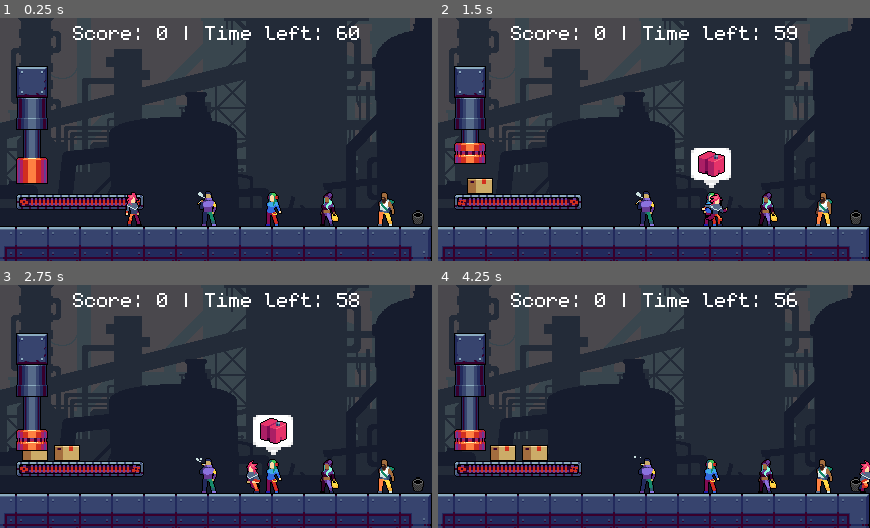
Above: before the commit, frames 1-4 (two rows, left to right).
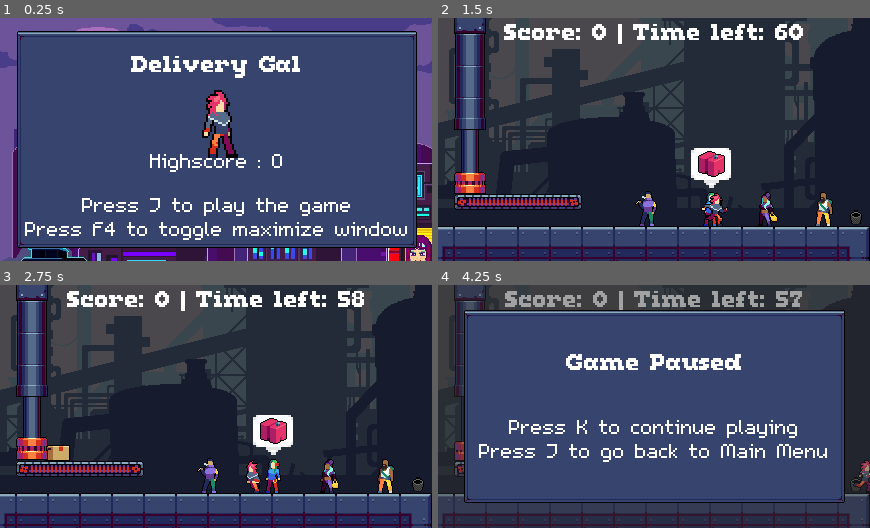
Above: after the commit, the same moments.

Repository: etherealxx/mj-ikdv02
Game: Godot game, scene res://scenes/main_menu.tscn
The game is run twice, just before and just after one commit, with the same random seed, the same clock (stepped at 60 frames per second) and the same inputs. Before the commit the project starts from res://scenes/delivery_game.tscn.
Inputs:
- Up to frame 1 (0.25 s): no input
- Up to frame 2 (1.5 s): tap J (confirm) at 0.5, 0.6, 1.35 s; hold D (right) from 0.53 s (still down)
- Up to frame 3 (2.75 s): release D (right) at 2.03 s; hold A (left) from 2.03 s (still down); tap J (confirm) at 2.1 s
- Up to frame 4 (4.25 s): release A (left) at 2.78 s; hold D (right) from 2.78 s (still down); tap J (confirm) at 2.85, 3.6 s; tap K (pause, bound only after the commit) at 4.15 s

The runs differ from the first frame. In frame 1, 94% of the frame differs, in the area x 0-100%, y 0-100%; in frame 2, 6.4%; in frame 3, 6.3%; in frame 4, 76%.

Commit message:
fully working game

Diff:
--- a/project.godot
+++ b/project.godot
@@ -12,9 +12,13 @@
 
 config/name="mj-ikdv02"
 config/description="Delivery gal"
-run/main_scene="res://scenes/delivery_game.tscn"
+run/main_scene="res://scenes/main_menu.tscn"
 config/features=PackedStringArray("4.2")
 config/icon="res://icon.png"
+
+[autoload]
+
+GlobalVar="*res://scripts/global_var.gd"
 
 [display]
 
@@ -40,6 +44,16 @@
 "events": [Object(InputEventKey,"resource_local_to_scene":false,"resource_name":"","device":-1,"window_id":0,"alt_pressed":false,"shift_pressed":false,"ctrl_pressed":false,"meta_pressed":false,"pressed":false,"keycode":0,"physical_keycode":74,"key_label":0,"unicode":106,"echo":false,"script":null)
 ]
 }
+pause={
+"deadzone": 0.5,
+"events": [Object(InputEventKey,"resource_local_to_scene":false,"resource_name":"","device":-1,"window_id":0,"alt_pressed":false,"shift_pressed":false,"ctrl_pressed":false,"meta_pressed":false,"pressed":false,"keycode":0,"physical_keycode":75,"key_label":0,"unicode":107,"echo":false,"script":null)
+]
+}
+toggle_fullscreen_button={
+"deadzone": 0.5,
+"events": [Object(InputEventKey,"resource_local_to_scene":false,"resource_name":"","device":-1,"window_id":0,"alt_pressed":false,"shift_pressed":false,"ctrl_pressed":false,"meta_pressed":false,"pressed":false,"keycode":0,"physical_keycode":4194335,"key_label":0,"unicode":0,"echo":false,"script":null)
+]
+}
 
 [layer_names]
 
--- a/scenes/delivery_game.tscn
+++ b/scenes/delivery_game.tscn
@@ -13,14 +13,17 @@
 [ext_resource type="Texture2D" uid="uid://bn3bthwgsfg4o" path="res://assets/items/Icon14_35.png" id="6_yju51"]
 [ext_resource type="Texture2D" uid="uid://84kny04ycd8a" path="res://assets/items/Icon14_36.png" id="7_5p3fp"]
 [ext_resource type="Texture2D" uid="uid://rnioeqdyx3jq" path="res://assets/recipients/1_Idle.png" id="7_7eev0"]
-[ext_resource type="FontFile" uid="uid://2aoocfjmmsl7" path="res://fonts/monogram-extended.ttf" id="8_2ll6f"]
 [ext_resource type="Texture2D" uid="uid://pcfiethsh1d5" path="res://assets/background/3.png" id="8_687d6"]
 [ext_resource type="Texture2D" uid="uid://crwytnjk7dslm" path="res://assets/background/1.png" id="8_lvl1b"]
 [ext_resource type="Texture2D" uid="uid://x7jmywd16k2v" path="res://assets/recipients/2_Idle.png" id="8_qk0sy"]
+[ext_resource type="FontFile" uid="uid://jmpcwjr1ala4" path="res://fonts/NotJamSlabSerif11/NotJamSlabSerif11.ttf" id="8_yqer2"]
 [ext_resource type="Texture2D" uid="uid://0r45qw32b0dx" path="res://assets/background/4.png" id="9_85rsn"]
+[ext_resource type="Texture2D" uid="uid://bj1uaeqidvwyd" path="res://assets/UI/Frame_37.png" id="9_d4omg"]
 [ext_resource type="Texture2D" uid="uid://cl578p4ixehow" path="res://assets/recipients/3_Idle.png" id="9_y8k06"]
+[ext_resource type="Script" path="res://scripts/MenuPopup.gd" id="10_2f88m"]
 [ext_resource type="Texture2D" uid="uid://bixkyrn401cqs" path="res://assets/recipients/4_Idle.png" id="10_g0q5j"]
 [ext_resource type="Texture2D" uid="uid://emfriueaewfl" path="res://assets/background/5.png" id="10_vdmpf"]
+[ext_resource type="FontFile" uid="uid://cyl75ei7tojve" path="res://fonts/m5x7.ttf" id="10_wj6in"]
 [ext_resource type="Script" path="res://scripts/Player.gd" id="11_ttgpd"]
 [ext_resource type="Texture2D" uid="uid://ifo4cs1ftptx" path="res://assets/player/Punk_idle.png" id="12_ym7x7"]
 [ext_resource type="Texture2D" uid="uid://bc5ng6w2p4t2p" path="res://assets/player/Punk_run.png" id="13_vkai0"]
@@ -28,13 +31,28 @@
 [ext_resource type="Texture2D" uid="uid://qsjb03iyhm1d" path="res://assets/trashbin.png" id="21_lnv8g"]
 [ext_resource type="Texture2D" uid="uid://ydcxefhpa16p" path="res://assets/emote_player.png" id="23_7pptr"]
 [ext_resource type="Texture2D" uid="uid://l4mtf41va6h1" path="res://assets/x_sign2.png" id="24_xm8oc"]
-[ext_resource type="Texture2D" uid="uid://hyeosq286t4f" path="res://assets/jkey_unpressed.png" id="28_e4o81"]
-[ext_resource type="Texture2D" uid="uid://bma83vn16f47s" path="res://assets/jkey_pressed.png" id="29_xi16e"]
+[ext_resource type="Texture2D" uid="uid://hyeosq286t4f" path="res://assets/UI/jkey_unpressed.png" id="28_e4o81"]
+[ext_resource type="Texture2D" uid="uid://bma83vn16f47s" path="res://assets/UI/jkey_pressed.png" id="29_xi16e"]
 
 [sub_resource type="LabelSettings" id="LabelSettings_xsm6o"]
 line_spacing = -2.615
-font = ExtResource("8_2ll6f")
-font_size = 32
+font = ExtResource("8_yqer2")
+font_size = 22
+
+[sub_resource type="Animation" id="Animation_ux2uj"]
+length = 0.001
+tracks/0/type = "value"
+tracks/0/imported = false
+tracks/0/enabled = true
+tracks/0/path = NodePath("%ScoreTimeLabel:scale")
+tracks/0/interp = 1
+tracks/0/loop_wrap = true
+tracks/0/keys = {
+"times": PackedFloat32Array(0),
+"transitions": PackedFloat32Array(1),
+"update": 0,
+"values": [Vector2(1, 1)]
+}
 
 [sub_resource type="Animation" id="Animation_kqfp3"]
 resource_name = "label_pop"
@@ -52,26 +70,24 @@
 "values": [Vector2(1, 1), Vector2(1.05, 1.05), Vector2(1, 1)]
 }
 
-[sub_resource type="Animation" id="Animation_ux2uj"]
-length = 0.001
-tracks/0/type = "value"
-tracks/0/imported = false
-tracks/0/enabled = true
-tracks/0/path = NodePath("%ScoreTimeLabel:scale")
-tracks/0/interp = 1
-tracks/0/loop_wrap = true
-tracks/0/keys = {
-"times": PackedFloat32Array(0),
-"transitions": PackedFloat32Array(1),
-"update": 0,
-"values": [Vector2(1, 1)]
-}
-
 [sub_resource type="AnimationLibrary" id="AnimationLibrary_6dqls"]
 _data = {
 "RESET": SubResource("Animation_ux2uj"),
 "label_pop": SubResource("Animation_kqfp3")
 }
+
+[sub_resource type="StyleBoxTexture" id="StyleBoxTexture_4mp64"]
+texture = ExtResource("9_d4omg")
+texture_margin_left = 9.0
+texture_margin_top = 11.0
+texture_margin_right = 8.0
+texture_margin_bottom = 8.0
+region_rect = Rect2(4, 4, 23, 24)
+
+[sub_resource type="LabelSettings" id="LabelSettings_u1dgq"]
+line_spacing = -2.615
+font = ExtResource("10_wj6in")
+font_size = 32
 
 [sub_resource type="AtlasTexture" id="AtlasTexture_fd8gy"]
 
@@ -602,6 +618,7 @@
 texture_filter = 1
 script = ExtResource("1_iak2k")
 possible_item = Array[CompressedTexture2D]([ExtResource("2_fhgud"), ExtResource("3_oo12m"), ExtResource("4_fjj1a"), ExtResource("5_jwtqb"), ExtResource("6_yju51"), ExtResource("7_5p3fp")])
+main_menu_scene = "res://scenes/main_menu.tscn"
 
 [node name="CanvasLayer" type="CanvasLayer" parent="."]
 
@@ -613,6 +630,7 @@
 anchor_bottom = 1.0
 grow_horizontal = 2
 grow_vertical = 2
+metadata/_edit_use_anchors_ = true
 
 [node name="ScoreTimeLabel" type="Label" parent="CanvasLayer/UI"]
 unique_name_in_owner = true
@@ -620,9 +638,10 @@
 anchors_preset = 5
 anchor_left = 0.5
 anchor_right = 0.5
-offset_left = -144.0
-offset_right = 146.0
-offset_bottom = 50.0
+offset_left = -150.0
+offset_top = 6.0
+offset_right = 152.0
+offset_bottom = 33.0
 grow_horizontal = 2
 pivot_offset = Vector2(145, 25)
 text = "Score: 0 | Time left: 60"
@@ -635,10 +654,106 @@
 "": SubResource("AnimationLibrary_6dqls")
 }
 
+[node name="PauseRect" type="ColorRect" parent="CanvasLayer/UI"]
+unique_name_in_owner = true
+visible = false
+layout_mode = 1
+anchors_preset = 15
+anchor_right = 1.0
+anchor_bottom = 1.0
+grow_horizontal = 2
+grow_vertical = 2
+color = Color(0.188235, 0.188235, 0.188235, 0.45098)
+
+[node name="MenuPopup" type="PanelContainer" parent="CanvasLayer/UI"]
+unique_name_in_owner = true
+process_mode = 2
+layout_mode = 1
+anchors_preset = -1
+anchor_right = 1.0
+anchor_bottom = 1.0
+offset_left = 25.0
+offset_top = 25.0
+offset_right = -25.0
+offset_bottom = -25.0
+grow_horizontal = 2
+grow_vertical = 2
+theme_override_styles/panel = SubResource("StyleBoxTexture_4mp64")
+script = ExtResource("10_2f88m")
+
+[node name="PauseMenu" type="VBoxContainer" parent="CanvasLayer/UI/MenuPopup"]
+layout_mode = 2
+
+[node name="ReferenceRect" type="ReferenceRect" parent="CanvasLayer/UI/MenuPopup/PauseMenu"]
+custom_minimum_size = Vector2(0, 29)
+layout_mode = 2
+
+[node name="PauseLabel" type="Label" parent="CanvasLayer/UI/MenuPopup/PauseMenu"]
+layout_mode = 2
+text = "Game Paused"
+label_settings = SubResource("LabelSettings_xsm6o")
+horizontal_alignment = 1
+
+[node name="ReferenceRect3" type="ReferenceRect" parent="CanvasLayer/UI/MenuPopup/PauseMenu"]
+layout_mode = 2
+size_flags_vertical = 3
+
+[node name="PauseLabel2" type="Label" parent="CanvasLayer/UI/MenuPopup/PauseMenu"]
+layout_mode = 2
+text = "Press K to continue playing
+Press J to go back to Main Menu"
+label_settings = SubResource("LabelSettings_u1dgq")
+horizontal_alignment = 1
+
+[node name="ReferenceRect2" type="ReferenceRect" parent="CanvasLayer/UI/MenuPopup/PauseMenu"]
+custom_minimum_size = Vector2(0, 29)
+layout_mode = 2
+
+[node name="GameOverMenu" type="VBoxContainer" parent="CanvasLayer/UI/MenuPopup"]
+visible = false
+layout_mode = 2
+
+[node name="ReferenceRect" type="ReferenceRect" parent="CanvasLayer/UI/MenuPopup/GameOverMenu"]
+custom_minimum_size = Vector2(0, 10)
+layout_mode = 2
+
+[node name="GameOverLabel" type="Label" parent="CanvasLayer/UI/MenuPopup/GameOverMenu"]
+layout_mode = 2
+text = "Game Over!"
+label_settings = SubResource("LabelSettings_xsm6o")
+horizontal_alignment = 1
+
+[node name="ReferenceRect4" type="ReferenceRect" parent="CanvasLayer/UI/MenuPopup/GameOverMenu"]
+layout_mode = 2
+size_flags_vertical = 3
+
+[node name="ScoreHighscore" type="Label" parent="CanvasLayer/UI/MenuPopup/GameOverMenu"]
+unique_name_in_owner = true
+layout_mode = 2
+text = "Score :
+Highscore : "
+label_settings = SubResource("LabelSettings_xsm6o")
+horizontal_alignment = 1
+
+[node name="ReferenceRect3" type="ReferenceRect" parent="CanvasLayer/UI/MenuPopup/GameOverMenu"]
+layout_mode = 2
+size_flags_vertical = 3
+
+[node name="GameOverLabel2" type="Label" parent="CanvasLayer/UI/MenuPopup/GameOverMenu"]
+layout_mode = 2
+text = "Press J to go back to Main Menu"
+label_settings = SubResource("LabelSettings_u1dgq")
+horizontal_alignment = 1
+
+[node name="ReferenceRect2" type="ReferenceRect" parent="CanvasLayer/UI/MenuPopup/GameOverMenu"]
+custom_minimum_size = Vector2(0, 29)
+layout_mode = 2
+
 [node name="Background" type="Node2D" parent="."]
 modulate = Color(0.410623, 0.410623, 0.410623, 1)
 position = Vector2(0, -113.028)
 metadata/_edit_lock_ = true
+metadata/_edit_group_ = true
 
 [node name="Sprite2D4" type="Sprite2D" parent="Background"]
 texture = ExtResource("8_lvl1b")
@@ -703,7 +818,7 @@
 position = Vector2(16, 16)
 tile_set = SubResource("TileSet_aia45")
 format = 2
-layer_0/tile_data = PackedInt32Array(458751, 196609, 0, 3932 …(229 unchanged characters)… 2, 262145, 0, 131072, 327681, 8, 65536, 1, 9, 524287, 262145, 1, 458764, 393217, 1, 458763, 131073, 0, 458762, 327681, 1, 458761, 327681, 1, 458760, 65537, 0, 458759, 327681, 1, 458758, 327681, 1, 458757, 131073, 0, 458756, 131073, 0, 458755, 327681, 1, 458754, 327681, 1, 458753, 131073, 0, 458752, 327681, 1)
+layer_0/tile_data = PackedInt32Array(458751, 196609, 0, 3932 …(229 unchanged characters)… 2, 262145, 0, 131072, 327681, 8, 65536, 262145, 7, 524287, 262145, 1, 458764, 393217, 1, 458763, 131073, 0, 458762, 327681, 1, 458761, 327681, 1, 458760, 65537, 0, 458759, 327681, 1, 458758, 327681, 1, 458757, 131073, 0, 458756, 131073, 0, 458755, 327681, 1, 458754, 327681, 1, 458753, 131073, 0, 458752, 327681, 1, 0, 262145, 7, -65536, 1, 9)
 
 [node name="PlayerWalls" type="StaticBody2D" parent="."]
 collision_layer = 2
@@ -842,6 +957,9 @@
 autoplay = "default"
 frame_progress = 0.917981
 
+[node name="AudioStreamPlayer" type="AudioStreamPlayer" parent="Player"]
+volume_db = -5.0
+
 [node name="SecondTimer" type="Timer" parent="."]
 process_callback = 0
 autostart = true
--- /dev/null
+++ b/scenes/main_menu.tscn
@@ -0,0 +1,193 @@
+[gd_scene load_steps=23 format=3 uid="uid://wgqvb1y0gyot"]
+
+[ext_resource type="Texture2D" uid="uid://bj1uaeqidvwyd" path="res://assets/UI/Frame_37.png" id="1_47yis"]
+[ext_resource type="Script" path="res://scripts/main_menu.gd" id="1_y32b6"]
+[ext_resource type="Script" path="res://scripts/MenuPopup.gd" id="2_2pkx4"]
+[ext_resource type="FontFile" uid="uid://jmpcwjr1ala4" path="res://fonts/NotJamSlabSerif11/NotJamSlabSerif11.ttf" id="3_1ekar"]
+[ext_resource type="FontFile" uid="uid://cyl75ei7tojve" path="res://fonts/m5x7.ttf" id="4_1e578"]
+[ext_resource type="Texture2D" uid="uid://ifo4cs1ftptx" path="res://assets/player/Punk_idle.png" id="5_nf7rw"]
+[ext_resource type="Texture2D" uid="uid://bc5ng6w2p4t2p" path="res://assets/player/Punk_run.png" id="6_cjt6q"]
+[ext_resource type="Texture2D" uid="uid://c8aqiqy8jj6vy" path="res://assets/background/11.png" id="7_1brib"]
+
+[sub_resource type="StyleBoxTexture" id="StyleBoxTexture_vsk6n"]
+texture = ExtResource("1_47yis")
+texture_margin_left = 9.0
+texture_margin_top = 11.0
+texture_margin_right = 8.0
+texture_margin_bottom = 8.0
+region_rect = Rect2(4, 4, 23, 24)
+
+[sub_resource type="LabelSettings" id="LabelSettings_6h80q"]
+line_spacing = -2.615
+font = ExtResource("3_1ekar")
+font_size = 22
+
+[sub_resource type="LabelSettings" id="LabelSettings_vjj48"]
+line_spacing = -2.615
+font = ExtResource("4_1e578")
+font_size = 32
+
+[sub_resource type="AtlasTexture" id="AtlasTexture_fog0n"]
+atlas = ExtResource("5_nf7rw")
+region = Rect2(0, 0, 48, 48)
+
+[sub_resource type="AtlasTexture" id="AtlasTexture_0t836"]
+atlas = ExtResource("5_nf7rw")
+region = Rect2(48, 0, 48, 48)
+
+[sub_resource type="AtlasTexture" id="AtlasTexture_syigw"]
+atlas = ExtResource("5_nf7rw")
+region = Rect2(96, 0, 48, 48)
+
+[sub_resource type="AtlasTexture" id="AtlasTexture_qrokk"]
+atlas = ExtResource("5_nf7rw")
+region = Rect2(144, 0, 48, 48)
+
+[sub_resource type="AtlasTexture" id="AtlasTexture_f3vsy"]
+atlas = ExtResource("6_cjt6q")
+region = Rect2(0, 0, 48, 48)
+
+[sub_resource type="AtlasTexture" id="AtlasTexture_scljm"]
+atlas = ExtResource("6_cjt6q")
+region = Rect2(48, 0, 48, 48)
+
+[sub_resource type="AtlasTexture" id="AtlasTexture_8bo2i"]
+atlas = ExtResource("6_cjt6q")
+region = Rect2(96, 0, 48, 48)
+
+[sub_resource type="AtlasTexture" id="AtlasTexture_q5hvd"]
+atlas = ExtResource("6_cjt6q")
+region = Rect2(144, 0, 48, 48)
+
+[sub_resource type="AtlasTexture" id="AtlasTexture_2rl0t"]
+atlas = ExtResource("6_cjt6q")
+region = Rect2(192, 0, 48, 48)
+
+[sub_resource type="AtlasTexture" id="AtlasTexture_s6qgx"]
+atlas = ExtResource("6_cjt6q")
+region = Rect2(240, 0, 48, 48)
+
+[sub_resource type="SpriteFrames" id="SpriteFrames_5fcos"]
+animations = [{
+"frames": [{
+"duration": 1.0,
+"texture": SubResource("AtlasTexture_fog0n")
+}, {
+"duration": 1.0,
+"texture": SubResource("AtlasTexture_0t836")
+}, {
+"duration": 1.0,
+"texture": SubResource("AtlasTexture_syigw")
+}, {
+"duration": 1.0,
+"texture": SubResource("AtlasTexture_qrokk")
+}],
+"loop": true,
+"name": &"idle",
+"speed": 5.0
+}, {
+"frames": [{
+"duration": 1.0,
+"texture": SubResource("AtlasTexture_f3vsy")
+}, {
+"duration": 1.0,
+"texture": SubResource("AtlasTexture_scljm")
+}, {
+"duration": 1.0,
+"texture": SubResource("AtlasTexture_8bo2i")
+}, {
+"duration": 1.0,
+"texture": SubResource("AtlasTexture_q5hvd")
+}, {
+"duration": 1.0,
+"texture": SubResource("AtlasTexture_2rl0t")
+}, {
+"duration": 1.0,
+"texture": SubResource("AtlasTexture_s6qgx")
+}],
+"loop": true,
+"name": &"run",
+"speed": 10.0
+}]
+
+[node name="MainMenu" type="Node2D"]
+texture_filter = 1
+script = ExtResource("1_y32b6")
+main_gameplay_scene = "res://scenes/delivery_game.tscn"
+
+[node name="CanvasLayer" type="CanvasLayer" parent="."]
+
+[node name="UI" type="Control" parent="CanvasLayer"]
+texture_filter = 1
+layout_mode = 3
+anchors_preset = 15
+anchor_right = 1.0
+anchor_bottom = 1.0
+grow_horizontal = 2
+grow_vertical = 2
+metadata/_edit_use_anchors_ = true
+
+[node name="MenuPopup" type="PanelContainer" parent="CanvasLayer/UI"]
+unique_name_in_owner = true
+process_mode = 2
+layout_mode = 1
+anchors_preset = -1
+anchor_right = 1.0
+anchor_bottom = 1.0
+offset_left = 16.0
+offset_top = 13.0
+offset_right = -15.0
+offset_bottom = -13.0
+grow_horizontal = 2
+grow_vertical = 2
+theme_override_styles/panel = SubResource("StyleBoxTexture_vsk6n")
+script = ExtResource("2_2pkx4")
+
+[node name="MainMenuBox" type="VBoxContainer" parent="CanvasLayer/UI/MenuPopup"]
+layout_mode = 2
+
+[node name="ReferenceRect" type="ReferenceRect" parent="CanvasLayer/UI/MenuPopup/MainMenuBox"]
+custom_minimum_size = Vector2(0, 10)
+layout_mode = 2
+
+[node name="MainMenuLabel" type="Label" parent="CanvasLayer/UI/MenuPopup/MainMenuBox"]
+layout_mode = 2
+text = "Delivery Gal"
+label_settings = SubResource("LabelSettings_6h80q")
+horizontal_alignment = 1
+
+[node name="ReferenceRect3" type="ReferenceRect" parent="CanvasLayer/UI/MenuPopup/MainMenuBox"]
+layout_mode = 2
+size_flags_vertical = 3
+
+[node name="HighScoreLabel" type="Label" parent="CanvasLayer/UI/MenuPopup/MainMenuBox"]
+unique_name_in_owner = true
+layout_mode = 2
+text = "Highscore : 0"
+label_settings = SubResource("LabelSettings_vjj48")
+horizontal_alignment = 1
+
+[node name="ReferenceRect2" type="ReferenceRect" parent="CanvasLayer/UI/MenuPopup/MainMenuBox"]
+custom_minimum_size = Vector2(0, 10)
+layout_mode = 2
+
+[node name="MainMenuLabel3" type="Label" parent="CanvasLayer/UI/MenuPopup/MainMenuBox"]
+layout_mode = 2
+text = "Press J to play the game
+Press F4 to toggle maximize window"
+label_settings = SubResource("LabelSettings_vjj48")
+horizontal_alignment = 1
+
+[node name="AnimatedSprite2D" type="AnimatedSprite2D" parent="CanvasLayer"]
+texture_filter = 1
+position = Vector2(242, 92)
+scale = Vector2(2, 2)
+sprite_frames = SubResource("SpriteFrames_5fcos")
+animation = &"idle"
+autoplay = "idle"
+frame_progress = 0.849594
+
+[node name="BG" type="Sprite2D" parent="."]
+scale = Vector2(0.236111, 0.236111)
+texture = ExtResource("7_1brib")
+centered = false
--- /dev/null
+++ b/scripts/MenuPopup.gd
@@ -0,0 +1,24 @@
+extends PanelContainer
+
+signal unpaused
+signal backtomenu
+
+var is_game_over := false
+
+func _unhandled_input(_event):
+	if Input.is_action_just_pressed("pause") and !is_game_over:
+		toggle_pause()
+	elif Input.is_action_just_pressed("confirm"):
+		toggle_pause()
+		backtomenu.emit()
+
+func toggle_pause():
+	self.visible = false
+	get_tree().paused = false
+	unpaused.emit()
+
+func game_over_screen(score : int):
+	is_game_over = true
+	$PauseMenu.hide()
+	$GameOverMenu.show()
+	%ScoreHighscore.text = "Score : %d\nHighscore : %d" % [score, GlobalVar.high_score]
--- a/scripts/Player.gd
+++ b/scripts/Player.gd
@@ -8,10 +8,17 @@
 
 var gravity = ProjectSettings.get_setting("physics/2d/default_gravity")
 var is_carrying := false
+var box_pickup_sfx = load("res://assets/sfx/Cancel.wav")
+var box_given_sfx = load("res://assets/sfx/Confirm.wav")
 
 func _ready():
 	$Emote.hide()
 	%XSign.hide()
+
+func play_audio(audio : AudioStream):
+	$AudioStreamPlayer.stop()
+	$AudioStreamPlayer.stream = audio
+	$AudioStreamPlayer.play()
 
 func change_anim(anim_name : StringName):
 	if !anim.get_animation() == anim_name: anim.play(anim_name)
@@ -33,6 +40,7 @@
 					is_carrying = true
 					picked_box.emit()
 					$JKey.visible = false
+					play_audio(box_pickup_sfx)
 					return
 		else: # code for giving box
 			for body : Node2D in $BoxDetector.get_overlapping_bodies():
@@ -46,6 +54,7 @@
 						area.item_delivered()
 						empty_item()
 						$JKey.visible = false
+						play_audio(box_given_sfx)
 					else:
 						print("wrong object")
 					return
--- a/scripts/delivery_game.gd
+++ b/scripts/delivery_game.gd
@@ -1,6 +1,7 @@
 extends Node2D
 
 @export var possible_item : Array[CompressedTexture2D]
+@export_file("*.tscn") var main_menu_scene := ""
 
 @onready var producer = $Producer
 
@@ -9,15 +10,40 @@
 var first_time_box := false
 var time_left := 60
 var score := 0
+var is_paused := false
+var is_game_over := true
 
 func _ready():
+	%MenuPopup.hide()
+	%PauseRect.hide()
 	$Player.picked_box.connect(_on_player_picking_box)
 	producer.frame_changed.connect(_on_producer_anim_framechange)
+	%MenuPopup.unpaused.connect(_on_unpause)
+	%MenuPopup.backtomenu.connect(_on_backtomenu)
 	for npc in $Recipients.get_children():
 		if npc.has_node("PlayerDetector"):
 			var npc_code = npc.get_node("PlayerDetector")
 			npc_code.assign_item(possible_item.pick_random())
 			npc_code.delivered.connect(_on_npc_item_delivered)
+
+func _unhandled_input(_event):
+	if Input.is_action_just_pressed("pause") and !is_paused:
+		is_paused = true
+		toggle_pause()
+
+func _on_unpause():
+	%PauseRect.hide()
+	await get_tree().create_timer(0.1, true, true).timeout
+	is_paused = false
+
+func _on_backtomenu():
+	if score > GlobalVar.high_score: GlobalVar.high_score = score
+	get_tree().change_scene_to_file(main_menu_scene)
+
+func toggle_pause():
+	get_tree().paused = true
+	%MenuPopup.show()
+	%PauseRect.show()
 
 func box_count() -> int:
 	return $Boxes.get_child_count()
@@ -59,3 +85,7 @@
 	if time_left > 0:
 		time_left -= 1
 		update_score_label()
+	else:
+		if score > GlobalVar.high_score: GlobalVar.high_score = score
+		toggle_pause()
+		%MenuPopup.game_over_screen(score)
--- /dev/null
+++ b/scripts/global_var.gd
@@ -0,0 +1,14 @@
+extends Node
+
+var high_score := 0
+
+func _unhandled_input(_event: InputEvent) -> void:
+	if Input.is_action_just_pressed("toggle_fullscreen_button"):
+		var window = get_tree().get_root()
+		match window.get_mode():
+			Window.MODE_WINDOWED:
+				window.set_mode(Window.MODE_MAXIMIZED)
+			Window.MODE_MAXIMIZED:
+				window.set_mode(Window.MODE_WINDOWED)
+			_:
+				window.set_mode(Window.MODE_MAXIMIZED)
--- /dev/null
+++ b/scripts/main_menu.gd
@@ -0,0 +1,11 @@
+extends Node2D
+
+@export_file("*.tscn") var main_gameplay_scene := ""
+
+func _ready() -> void:
+		%HighScoreLabel.text = "Highscore : %d" % GlobalVar.high_score
+		get_window().set_mode(Window.MODE_MAXIMIZED)
+
+func _unhandled_input(_event: InputEvent) -> void:
+	if Input.is_action_just_pressed("confirm"):
+		get_tree().change_scene_to_file(main_gameplay_scene)
Binary file added: assets/UI/Frame_37.png
Not shown, added: assets/UI/Frame_37.png.import
Renamed: assets/jkey_pressed.png -> assets/UI/jkey_pressed.png
Not shown, changed: assets/UI/jkey_pressed.png.import
Renamed: assets/jkey_unpressed.png -> assets/UI/jkey_unpressed.png
Not shown, changed: assets/UI/jkey_unpressed.png.import
Binary file added: assets/background/11.png
Not shown, added: assets/background/11.png.import
Binary file removed: assets/keyboard_atlas.png
Not shown, added: assets/sfx/Cancel.wav.import
Not shown, added: assets/sfx/Confirm.wav.import
Not shown, added: fonts/NotJamSlabSerif11/Licence.txt
(and 8 more such lines)
